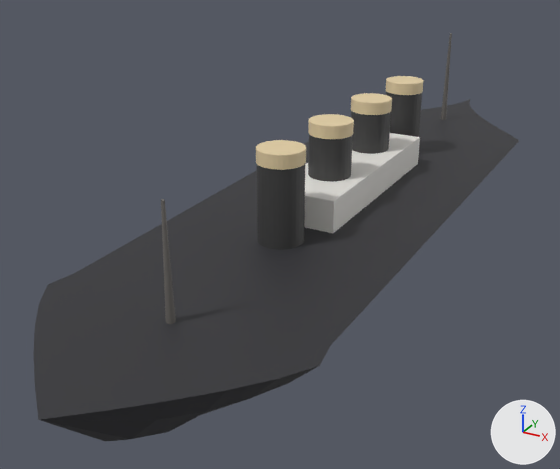
The glTF model godot-titanic/assets/models/titanic_hull.glb: old version first, new version second.
One viewpoint serves both versions: a camera (50 mm lens) standing at (38.6, -106.8, 27.0) and looking at (4.8, -45.2, -3.8). Lighting does not change. The marker at lower right points along +X, +Y and +Z. The older version comes first. Where no turn or scale is listed for an object, it has been applied to the vertices.

In view in the first picture: 'Funnel0_Band', 'Funnel0_Body', 'Funnel1_Band', 'Funnel1_Body', 'Funnel2_Band', 'Funnel2_Body', 'Funnel3_Band', 'Funnel3_Body', 'Hull', 'Mast1', 'Superstructure' and 1 more.
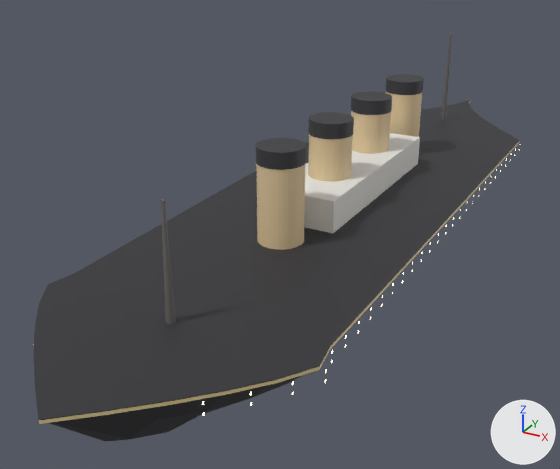
Where the newer file only moved an object's origin or applied its transform, the numbers keep the older frame.

Where the change shows, as pixel boxes (x1, y1, x2, y2) in the pictures (560 x 469 px):
'Funnel3_Body', recoloured (dark grey to beige)
    both: (256, 163, 305, 250)
'Funnel2_Body', recoloured (dark grey to beige)
    both: (308, 135, 353, 182)
'SheerLine', added
    after: (39, 99, 519, 424)
'Funnel3_Band', recoloured (beige to dark grey)
    both: (256, 140, 306, 170)
'Funnel1_Body', recoloured (dark grey to beige)
    both: (351, 111, 391, 154)
'Funnel0_Body', recoloured (dark grey to beige)
    both: (386, 92, 422, 137)
'Funnel2_Band', recoloured (beige to dark grey)
    both: (308, 114, 354, 139)
'Funnel1_Band', recoloured (beige to dark grey)
    both: (351, 93, 392, 115)
'Funnel0_Band', recoloured (beige to dark grey)
    both: (386, 76, 424, 95)
'Portholes', added
    after: (202, 149, 516, 416)

What changed in the scene script:
```text
Change me_cylinder_001:
    remove me_cylinder_001.from_pydata(...)  # 64 vertices, 124 faces; spans x -2.05..2.05, y -2.05..2.05, z -0.6..0.6
    remove me_cylinder_001.materials.append(mat_funnelbuff0)  # beige #e5d0a6
    add me_cylinder_001.from_pydata(...)  # 64 vertices, 124 faces; spans x -2.05..2.05, y -2.05..2.05, z -0.6..0.8
    edits to the shape of me_cylinder_001 do not show in these pictures
    add me_cylinder_001.materials.append(mat_funnelblack0)  # dark grey #38383c
Change me_cylinder:
    where me_cylinder.from_pydata(...)  # 64 vertices, 124 faces; spans x -2.0..2.0, y -2.0..2.0, z -4.0..4.0
    remove me_cylinder.materials.append(mat_funnelblack0)  # dark grey #3f3f3f
    add me_cylinder.materials.append(mat_funnelbuff0)  # beige #e5cba0
Change me_cylinder_003:
    remove me_cylinder_003.from_pydata(...)  # 64 vertices, 124 faces; spans x -2.05..2.05, y -2.05..2.05, z -0.6..0.6
    remove me_cylinder_003.materials.append(mat_funnelbuff1)  # beige #e5d0a6
    add me_cylinder_003.from_pydata(...)  # 64 vertices, 124 faces; spans x -2.05..2.05, y -2.05..2.05, z -0.6..0.8
    edits to the shape of me_cylinder_003 do not show in these pictures
    add me_cylinder_003.materials.append(mat_funnelblack1)  # dark grey #38383c
Change me_cylinder_002:
    where me_cylinder_002.from_pydata(...)  # 64 vertices, 124 faces; spans x -2.0..2.0, y -2.0..2.0, z -4.0..4.0
    remove me_cylinder_002.materials.append(mat_funnelblack1)  # dark grey #3f3f3f
    add me_cylinder_002.materials.append(mat_funnelbuff1)  # beige #e5cba0
Change me_cylinder_005:
    remove me_cylinder_005.from_pydata(...)  # 64 vertices, 124 faces; spans x -2.05..2.05, y -2.05..2.05, z -0.6..0.6
    remove me_cylinder_005.materials.append(mat_funnelbuff2)  # beige #e5d0a6
    add me_cylinder_005.from_pydata(...)  # 64 vertices, 124 faces; spans x -2.05..2.05, y -2.05..2.05, z -0.6..0.8
    edits to the shape of me_cylinder_005 do not show in these pictures
    add me_cylinder_005.materials.append(mat_funnelblack2)  # dark grey #38383c
Change me_cylinder_004:
    where me_cylinder_004.from_pydata(...)  # 64 vertices, 124 faces; spans x -2.0..2.0, y -2.0..2.0, z -4.0..4.0
    remove me_cylinder_004.materials.append(mat_funnelblack2)  # dark grey #3f3f3f
    add me_cylinder_004.materials.append(mat_funnelbuff2)  # beige #e5cba0
Change me_cylinder_007:
    remove me_cylinder_007.from_pydata(...)  # 64 vertices, 124 faces; spans x -2.05..2.05, y -2.05..2.05, z -0.6..0.6
    remove me_cylinder_007.materials.append(mat_funnelbuff3)  # beige #e5d0a6
    add me_cylinder_007.from_pydata(...)  # 64 vertices, 124 faces; spans x -2.05..2.05, y -2.05..2.05, z -0.6..0.8
    edits to the shape of me_cylinder_007 do not show in these pictures
    add me_cylinder_007.materials.append(mat_funnelblack3)  # dark grey #38383c
Change me_cylinder_006:
    where me_cylinder_006.from_pydata(...)  # 64 vertices, 124 faces; spans x -2.0..2.0, y -2.0..2.0, z -4.0..4.0
    remove me_cylinder_006.materials.append(mat_funnelblack3)  # dark grey #3f3f3f
    add me_cylinder_006.materials.append(mat_funnelbuff3)  # beige #e5cba0
Add ob_sheerline:
    ob_sheerline = bpy.data.objects.new('SheerLine', me_sheerlinemesh)  # 136 vertices, 136 faces; spans x -1.9..20.9, y -82.0..3.0, z -0.3..0.0; in mat_sheerlinegold (beige #e1cb95)
    ob_sheerline.location = (0.0, 0.0, 0.0)
Add ob_portholes:
    ob_portholes = bpy.data.objects.new('Portholes', me_portholesmesh)  # 1360 vertices, 1088 faces; spans x -2.1..21.1, y -75.7..-2.9, z -1.5..-0.5; in mat_portholeglow (beige #ffedc4, glowing beige #ffedc4)
    ob_portholes.location = (0.0, 0.0, 0.0)
```
